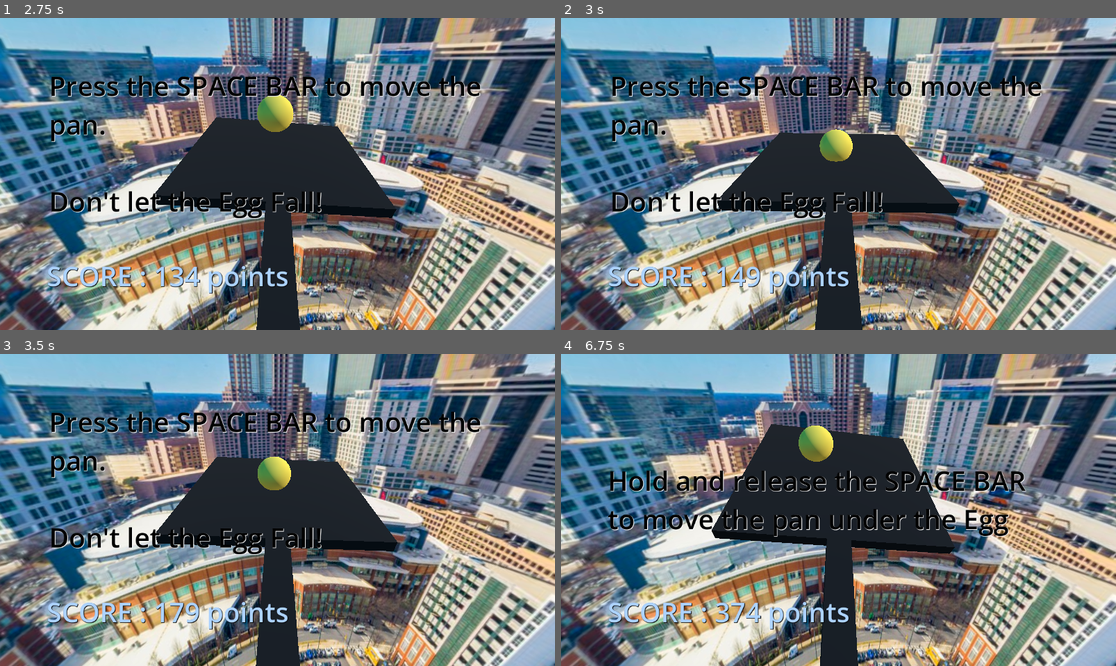
Above: before the commit, frames 1-4 (two rows, left to right).
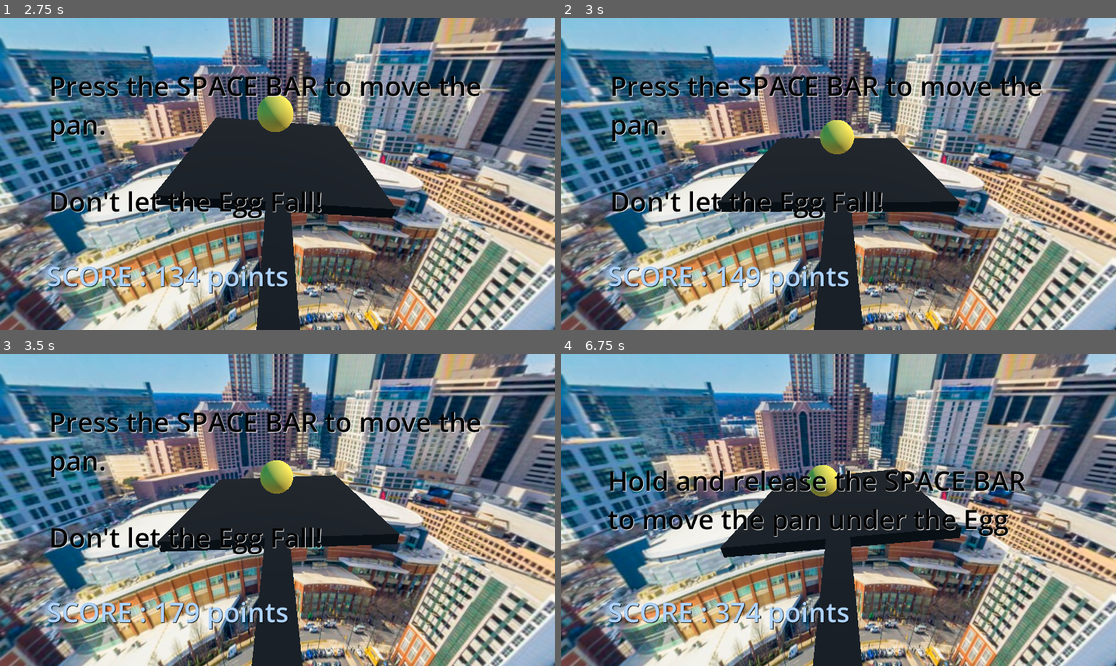
Above: after the commit, the same moments.

Repository: dallen72/Frying-Eggs-On-the-Charlotte-Skyline
Game: Godot game, scene res://node_3d.tscn
Two runs of this game, one before a commit and one after it. Both use one fixed random seed, a clock stepped at 60 frames per second and the inputs below.
Inputs:
- Up to frame 1 (2.75 s): tap Space at 0.5, 1.25, 2 s; hold Enter (ui_accept) 0.53-1.28 s; tap Enter (ui_accept) at 1.35, 1.52, 1.82 s; hold Enter (ui_accept) from 2.03 s (still down)
- Up to frame 2 (3 s): tap Space at 2.75 s; release Enter (ui_accept) at 2.78 s; tap Enter (ui_accept) at 2.85 s
- Up to frame 3 (3.5 s): tap Enter (ui_accept) at 3.02, 3.32 s
- Up to frame 4 (6.75 s): tap Space at 3.5, 4.25 s; hold Enter (ui_accept) 3.53-4.28 s; tap Enter (ui_accept) at 4.35, 4.52, 4.82, 5.85, 6.02, 6.32 s; hold Enter (ui_accept) 5.03-5.78 s; hold Enter (ui_accept) from 6.53 s (still down)

Frame 1 is identical in both runs. In frame 2, 1.2% of the frame differs, in the area x 28-72%, y 32-100%; in frame 3, 2.7%; in frame 4, 6.8%, in the area x 27-73%, y 22-100%.

Commit message:
pan flips only if space bar not held down

Diff:
--- a/node_3d.gd
+++ b/node_3d.gd
@@ -74,8 +74,9 @@
 			updateInstructionsOnScreen()
 
 	if (Input.is_action_just_released("ui_accept")):
+		if ( ! _pan_was_just_reset):
+			flip_pan()
 		_pan_was_just_reset = false
-		flip_pan()
 		$panCalibrateTimer.stop()
 
 
@@ -195,5 +196,5 @@
 func _move_pan_under_ball():
 	const UP_OFFSET_PUSHING_BALL_UP = Vector3(0,1,0)
 	$rig/ball.apply_impulse(-2*($rig/ball.position - $rig/ballSpawn.position) + UP_OFFSET_PUSHING_BALL_UP)
-	#$rig/ball.inertia = Vector3(0.1, 0.1, 0.1)
+	#$rig/pan.velocity = (Vector3(0, 100, 0))
 	print("debug, pan moved under ball")
